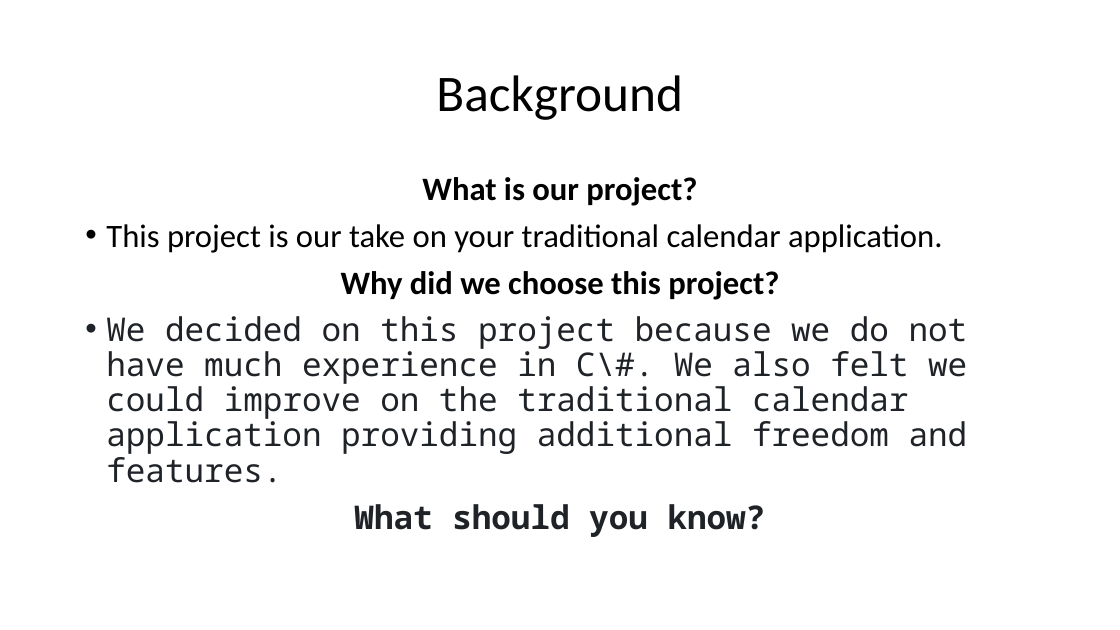
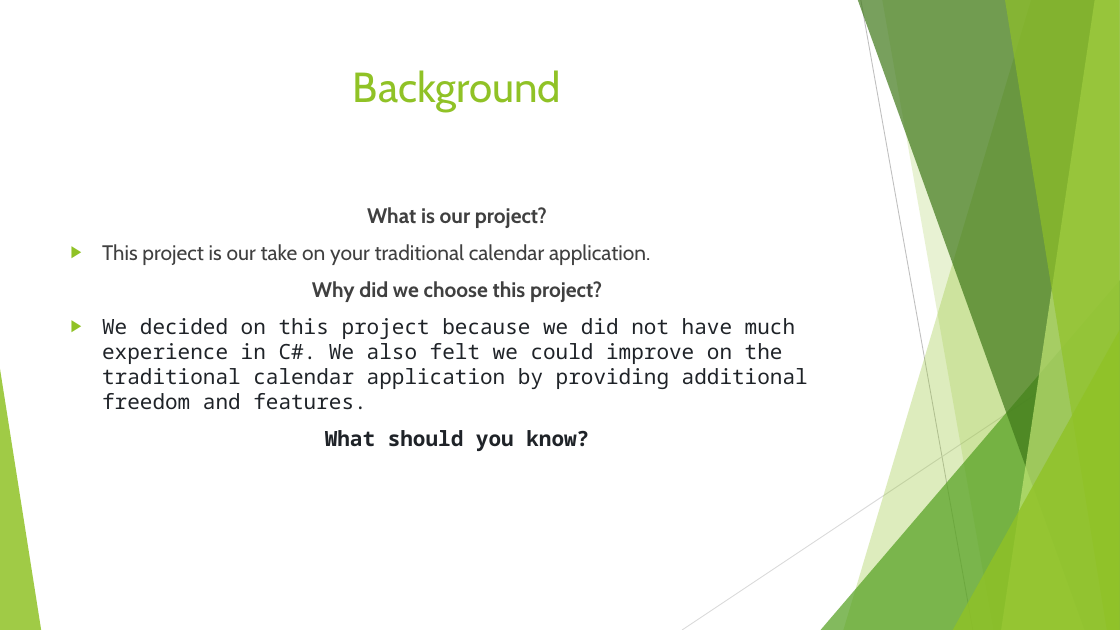
Before and after one commit to JeremyGord/CSCI-352-Group-Project, a slide deck: slide 2 of presentation 352.pptx. Drawn at 1120x630 pixels with LibreOffice and Linux fonts; fonts in the diff are those of the drawing. Boxes give left, top, right and bottom in pixels: in the first picture for what was removed or moved away, otherwise in the second. Text is boxed around its words. In the diff, an @@ line names an element or a change of style, - is before the commit and + after.

```diff
--- a/presentation 352.pptx
+++ b/presentation 352.pptx
@@ title "Background": place and size @@
-title "Background" at [436,75,683,120]
+title "Background" at [353,70,561,112]
@@ title "Background" at [353,70,561,112]: size 44 to 36 pt, font Calibri to Cabin, text colour #000000 to #90C226; line spacing 0.9 to 1; vertical alignment middle to top @@
@@ text "What is our project?": place and size @@
-text "What is our project?" at [106,177,968,537]
+text "What is our project?" at [102,207,808,451]
@@ text at [102,207,650,451]: size 28 to 18 pt in "What is our project?", "This project is our take on your ...", "Why did we choose this project?", "What should you know?"; font Calibri to Cabin, text colour #000000 to #404040 in "What is our project?", "This project is our take on your ...", "Why did we choose this project?"; line spacing 0.9 to 1; bullet • to ▶ @@
@@ text at [102,318,808,410]: text changed; size 28 to 18 pt @@
-• We decided on this project because we do not have much experience in C\#. We also felt we could improve on the traditional calendar application providing additional freedom and features.
+▶ We decided on this project because we did not have much experience in C#. We also felt we could improve on the traditional calendar application by providing additional freedom and features.
@@ group added at [0,0,1120,630]: 5 freeform shapes, 3 triangles, 2 lines @@
```
Also in this commit, not shown: 4 other slides changed.
